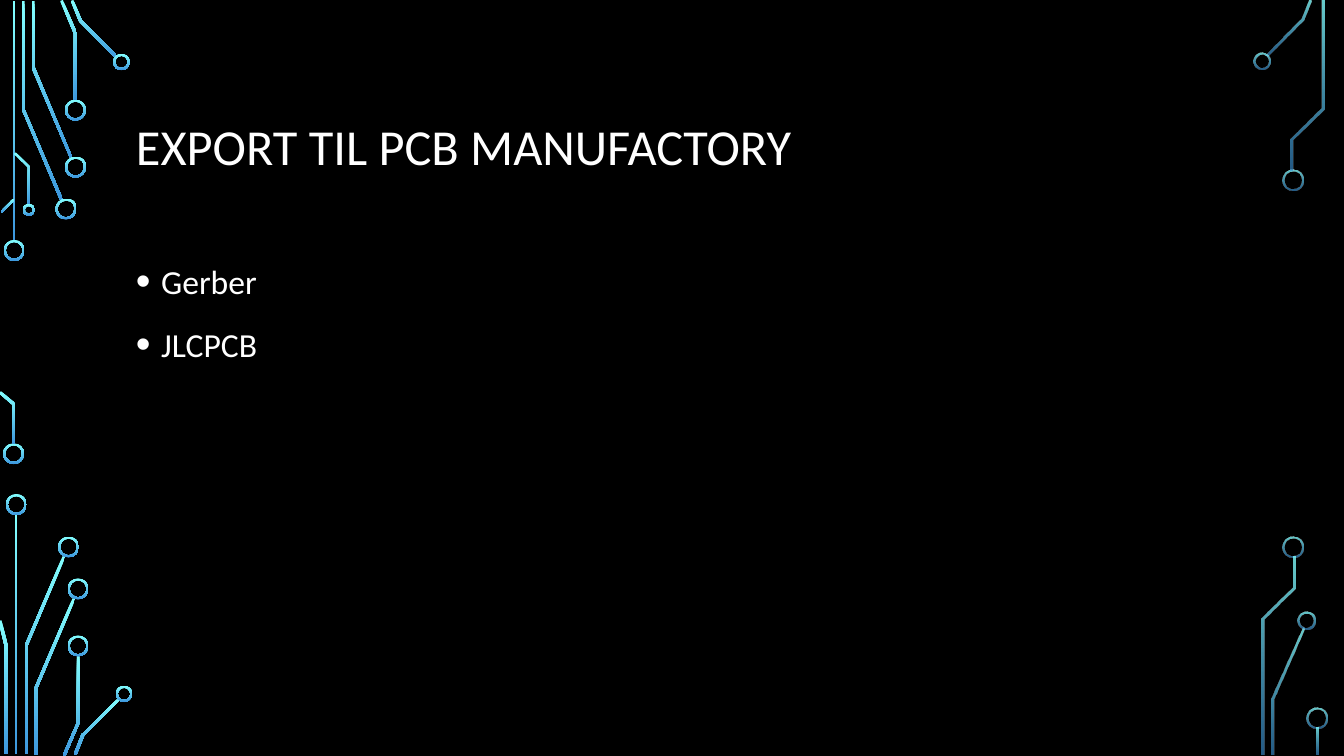
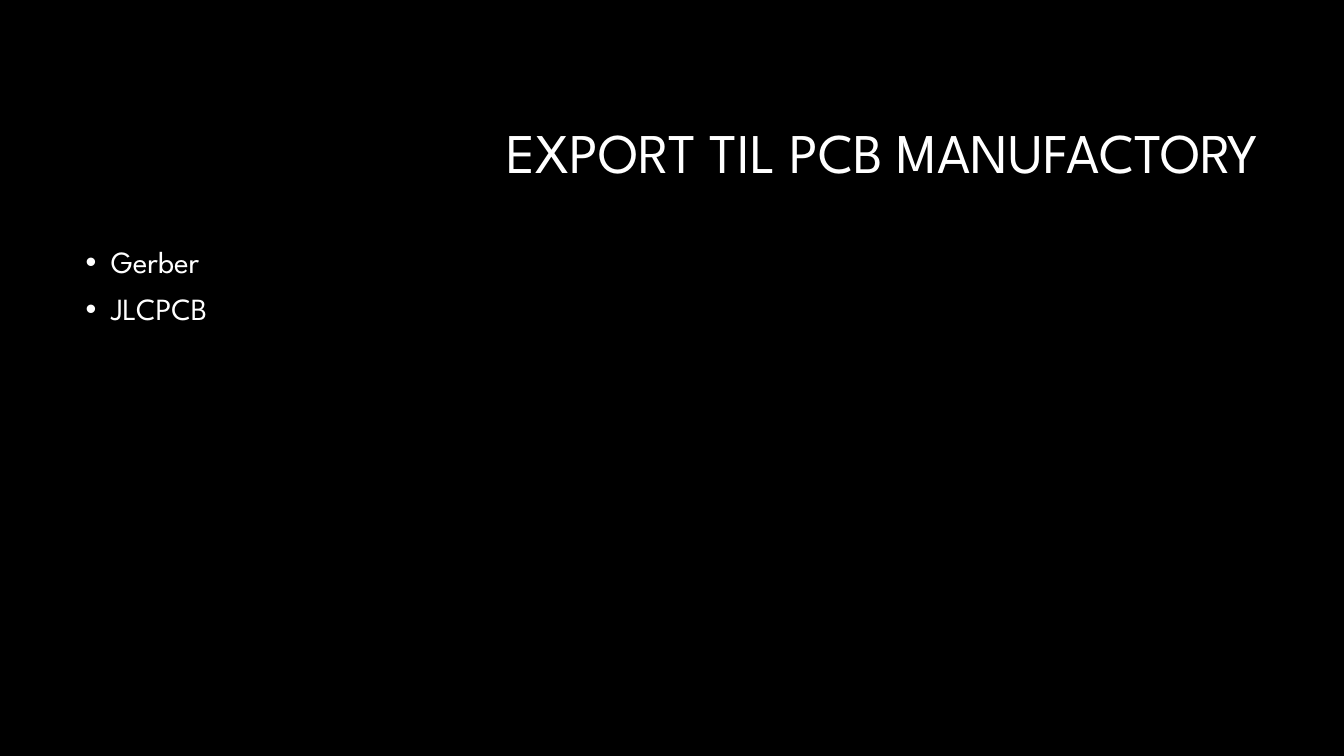
Before and after one commit to gert-lauritsen/Kicad-PCB, a slide deck: slide 10 of Kicad PCB.pptx (slide 9 before the commit). Drawn at 1344x756 pixels with LibreOffice and Linux fonts; fonts in the diff are those of the drawing; background and template pictures are left out. Boxes give left, top, right and bottom in pixels: in the first picture for what was removed or moved away, otherwise in the second. Text is boxed around its words. In the diff, an @@ line names an element or a change of style, - is before the commit and + after.

```diff
--- a/Kicad PCB.pptx
+++ b/Kicad PCB.pptx
@@ title "EXPORT TIL PCB MANUFACTORY": place and size @@
-title "EXPORT TIL PCB MANUFACTORY" at box(136, 132, 791, 166)
+title "EXPORT TIL PCB MANUFACTORY" at box(506, 135, 1258, 174)
@@ title "EXPORT TIL PCB MANUFACTORY" at box(506, 135, 1258, 174): size 36 to 40 pt, font Calibri to League Spartan; alignment left to right @@
@@ text "Gerber": place and size @@
-text "Gerber" at box(161, 270, 257, 358)
+text "Gerber" at box(111, 251, 207, 321)
@@ text "Gerber" at box(111, 251, 207, 321): size 24 to 22 pt, font Calibri to League Spartan; line spacing 1.2 to 0.9 @@
@@ group removed at box(0, 0, 1328, 756): 33 freeform shapes, 3 rectangles @@
```
Also in this commit, not shown: 4 other slides changed, 5 slides added, 4 slides removed, 5 other files.
